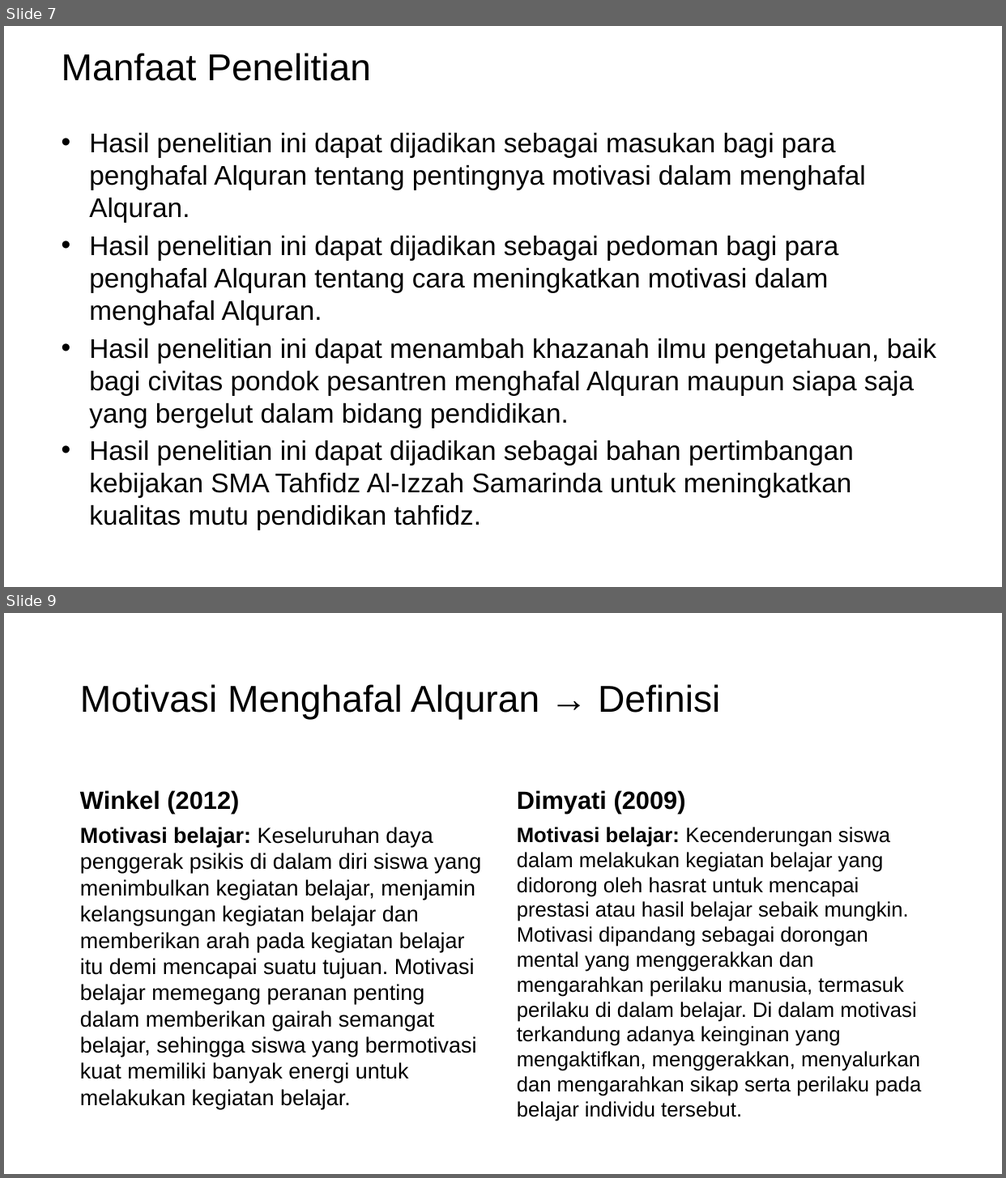
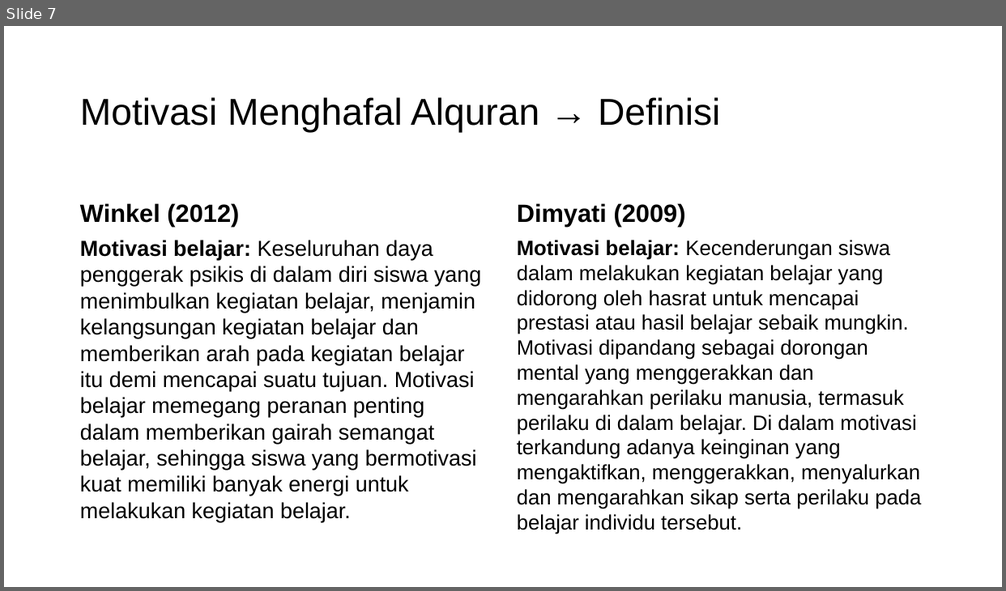
Before and after one commit to mzaini30/skripsi, a slide deck: seminar proposal.pptx. Shown one above the other, each under a label of ours: slides 7 and 9 before the commit, slide 7 after it; the slides between them are not shown. The pictures are 1006x1178 and 1006x591 pixels, drawn with LibreOffice and Linux fonts; fonts in the diff are those of the drawing; background and template pictures are left out. Boxes give left, top, right and bottom in pixels: in the first picture for what was removed or moved away, otherwise in the second. Text is boxed around its words. In the diff, an @@ line names an element or a change of style, - is before the commit and + after.

```diff
--- a/seminar proposal.pptx
+++ b/seminar proposal.pptx
@@ slide 7 removed at (x1=4, y1=26, x2=1002, y2=587), background picture (left out) @@
@@ title removed at (x1=62, y1=53, x2=371, y2=81) @@
-Manfaat Penelitian
@@ text removed at (x1=89, y1=132, x2=936, y2=531) @@
-• Hasil penelitian ini dapat dijadikan sebagai masukan bagi para penghafal Alquran tentang pentingnya motivasi dalam menghafal Alquran.
-• Hasil penelitian ini dapat dijadikan sebagai pedoman bagi para penghafal Alquran tentang cara meningkatkan motivasi dalam menghafal Alquran.
-• Hasil penelitian ini dapat menambah khazanah ilmu pengetahuan, baik bagi civitas pondok pesantren menghafal Alquran maupun siapa saja yang bergelut dalam bidang pendidikan.
-• Hasil penelitian ini dapat dijadikan sebagai bahan pertimbangan kebijakan SMA Tahfidz Al-Izzah Samarinda untuk meningkatkan kualitas mutu pendidikan tahfidz.
@@ what was slide 9 is now slide 7 @@
```
Also in this commit, not shown: 3 slides changed, 1 slide added, 2 other slides removed, 1 other file.
